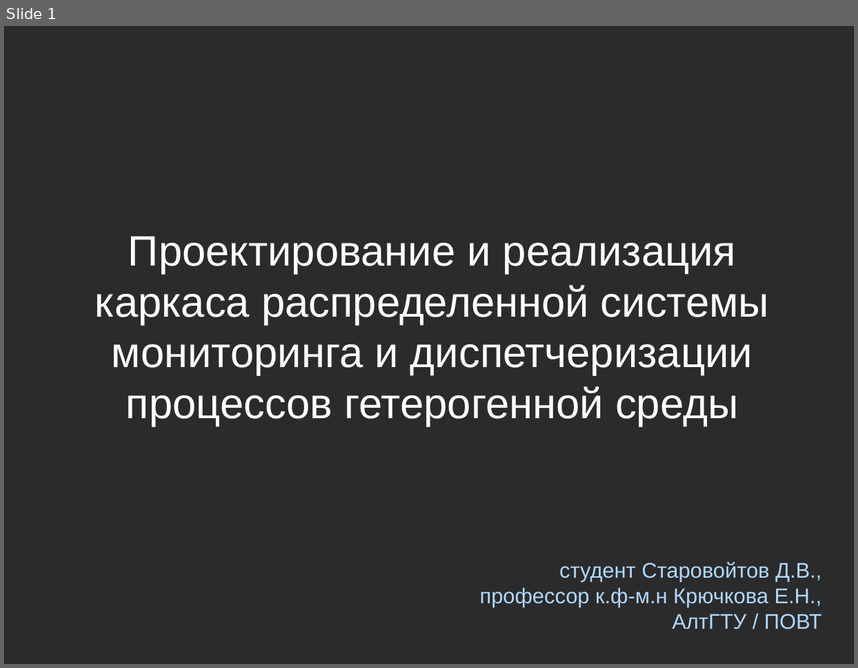
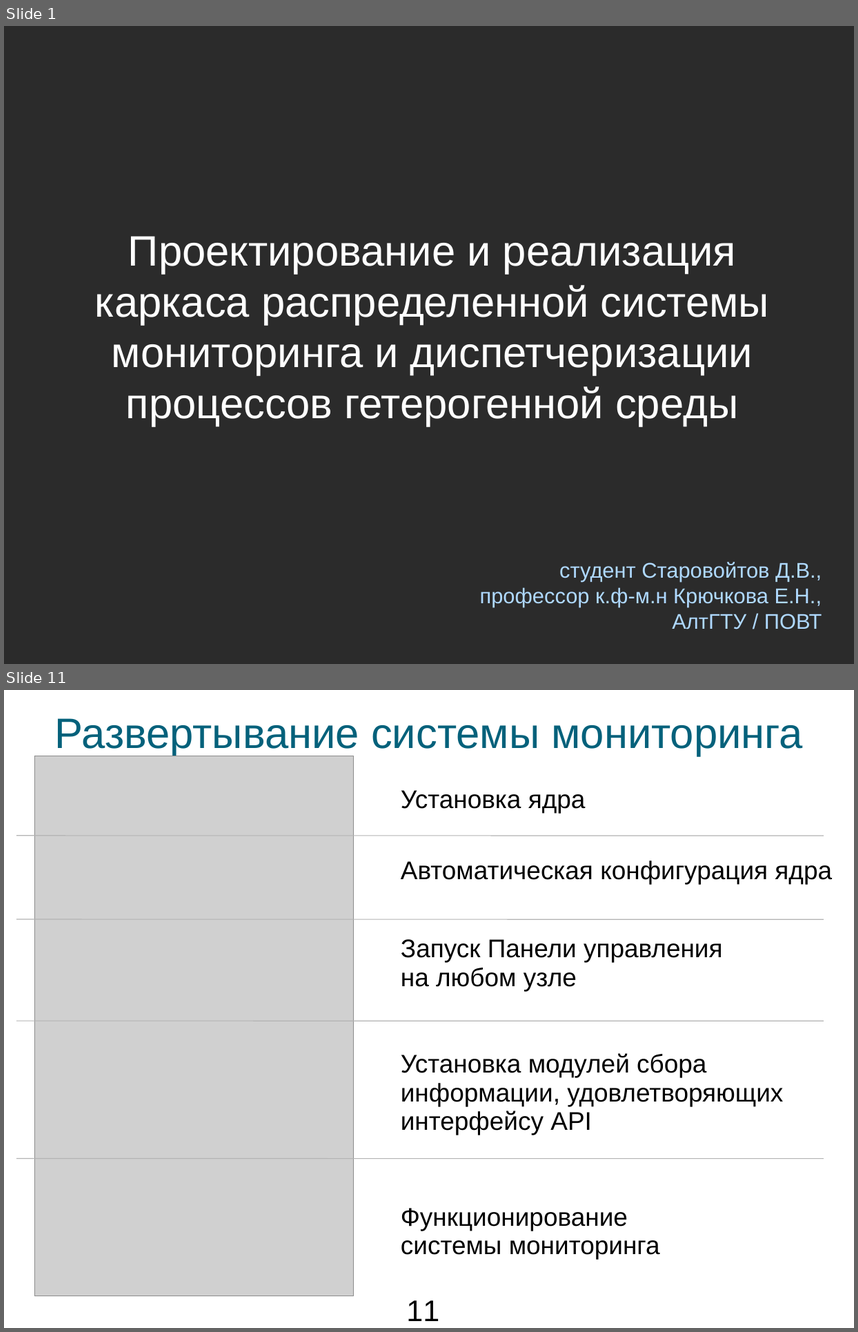
Before and after one commit to bluerain/snoopy, a slide deck: diploma/trunk/ppt/starovoitov.pptx. Shown one above the other, each under a label of ours: slide 1 before the commit, slides 1 and 11 after it; the slides between them are not shown. The pictures are 858x668 and 858x1332 pixels, drawn with LibreOffice and Linux fonts; fonts in the diff are those of the drawing; grey boxes stand for pictures; background and template pictures are left out; a plain dark background stands for a picture behind light text. Boxes give left, top, right and bottom in pixels: in the first picture for what was removed or moved away, otherwise in the second. Text is boxed around its words. In the diff, an @@ line names an element or a change of style, - is before the commit and + after.

```diff
--- a/diploma/trunk/ppt/starovoitov.pptx
+++ b/diploma/trunk/ppt/starovoitov.pptx
@@ slide 11 added at bbox=[4, 690, 854, 1328], background picture (left out) @@
@@ text added at bbox=[55, 718, 803, 756], 40 pt, text #04617B @@
+Развертывание системы мониторинга
@@ picture added at bbox=[34, 756, 354, 1296] @@
@@ text added at bbox=[401, 790, 586, 813], 24 pt, text #000000 @@
+Установка ядра
@@ line added from (16, 836) to (824, 836), #B3B3B3 0.75 pt @@
@@ text added at bbox=[401, 860, 832, 884], 24 pt, text #000000 @@
+Автоматическая конфигурация ядра
@@ line added from (16, 920) to (824, 920), #B3B3B3 0.75 pt @@
@@ text added at bbox=[401, 939, 723, 991], 24 pt, text #000000 @@
+Запуск Панели управления
+на любом узле
@@ line added from (16, 1021) to (824, 1021), #B3B3B3 0.75 pt @@
@@ text added at bbox=[401, 1053, 783, 1134], 24 pt, text #000000 @@
+Установка модулей сбора
+информации, удовлетворяющих
+интерфейсу API
@@ line added from (16, 1159) to (824, 1159), #B3B3B3 0.75 pt @@
@@ text added at bbox=[401, 1208, 660, 1259], 24 pt, text #000000 @@
+Функционирование
+системы мониторинга
@@ text added at bbox=[406, 1300, 439, 1321], 28 pt, text #000000 @@
+11
```
Also in this commit, not shown: 9 slides changed, 3 other slides added, 4 slides removed, 8 other files.
